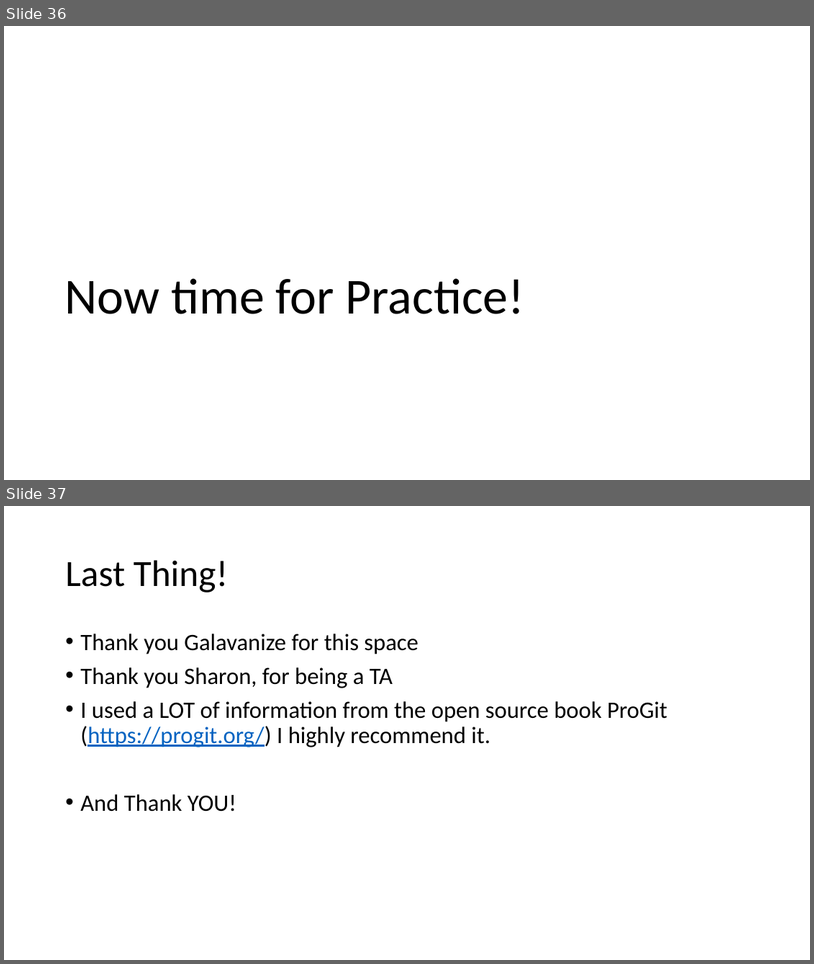
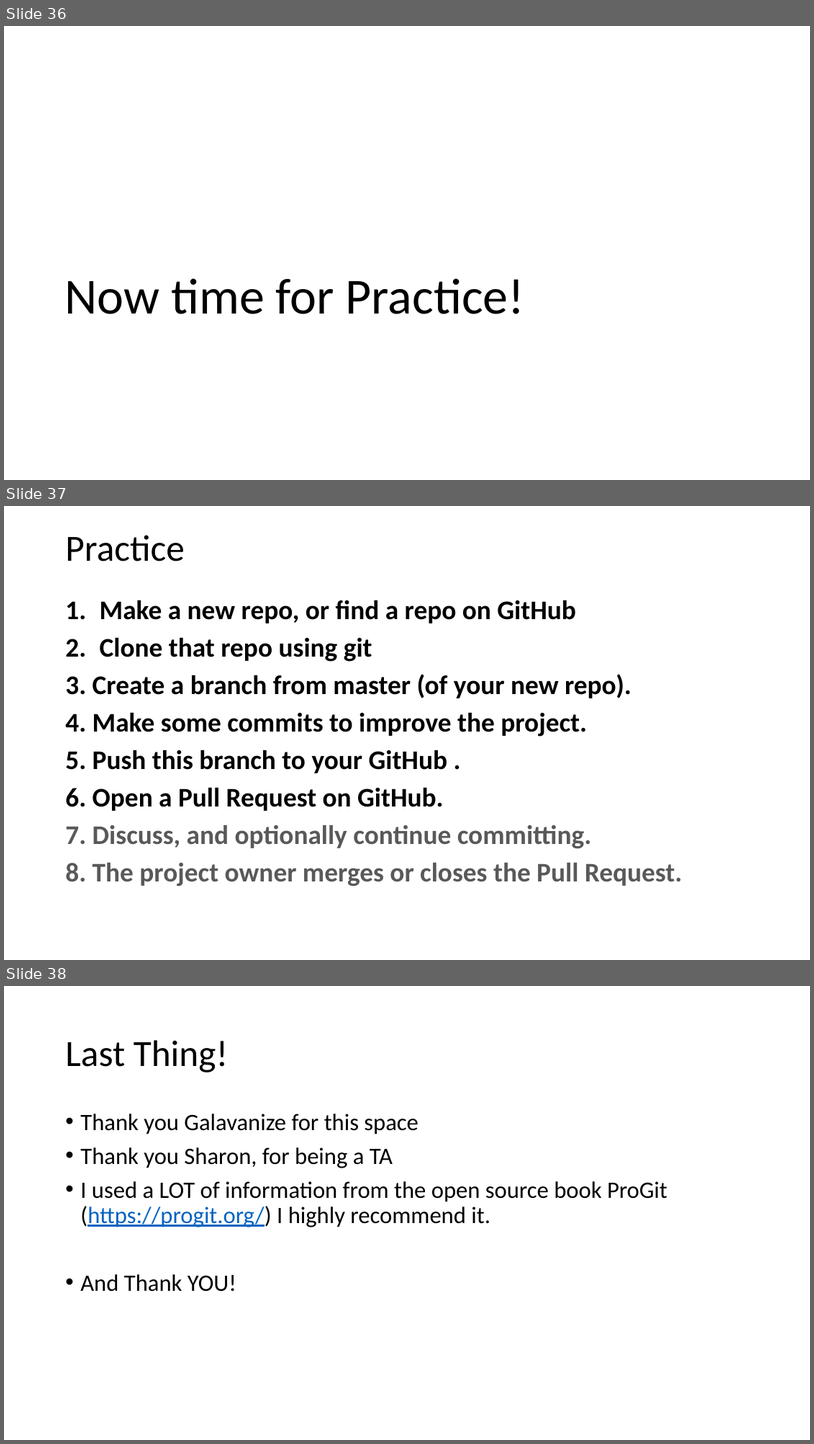
Before and after one commit to kerrimcdermid/git-hub-GDI-class, a slide deck: gitHub_class.pptx. Shown one above the other, each under a label of ours: slides 36 and 37 before the commit, slides 36, 37 and 38 after it. The pictures are 814x964 and 814x1444 pixels, drawn with LibreOffice and Linux fonts; fonts in the diff are those of the drawing. Boxes give left, top, right and bottom in pixels: in the first picture for what was removed or moved away, otherwise in the second. Text is boxed around its words. In the diff, an @@ line names an element or a change of style, - is before the commit and + after.

```diff
--- a/gitHub_class.pptx
+++ b/gitHub_class.pptx
@@ slide 37 added at (4,506,810,960), background #FFFFFF @@
@@ title added at (65,535,184,561), 44 pt, text #000000 @@
+Practice
@@ text added at (65,600,682,886), 32 pt, text #000000, bold @@
+1. Make a new repo, or find a repo on GitHub
+2. Clone that repo using git
+3. Create a branch from master (of your new repo).
+4. Make some commits to improve the project.
+5. Push this branch to your GitHub .
+6. Open a Pull Request on GitHub.
+7. Discuss, and optionally continue committing.
+8. The project owner merges or closes the Pull Request.
@@ what was slide 37 is now slide 38 @@
```
Also in this commit, not shown: 2 slides changed.
